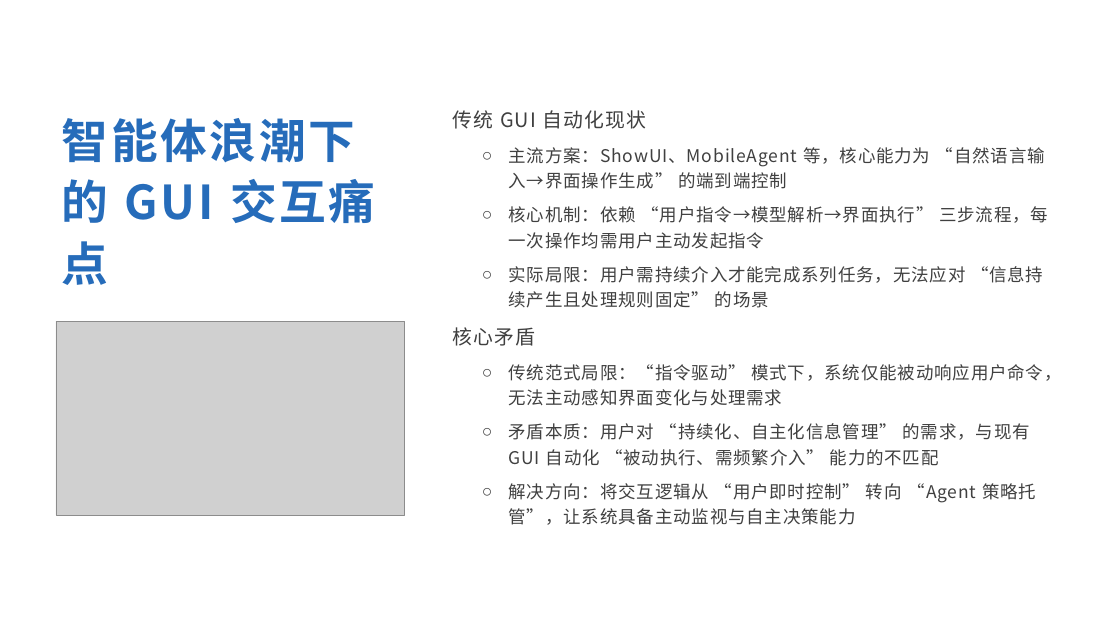
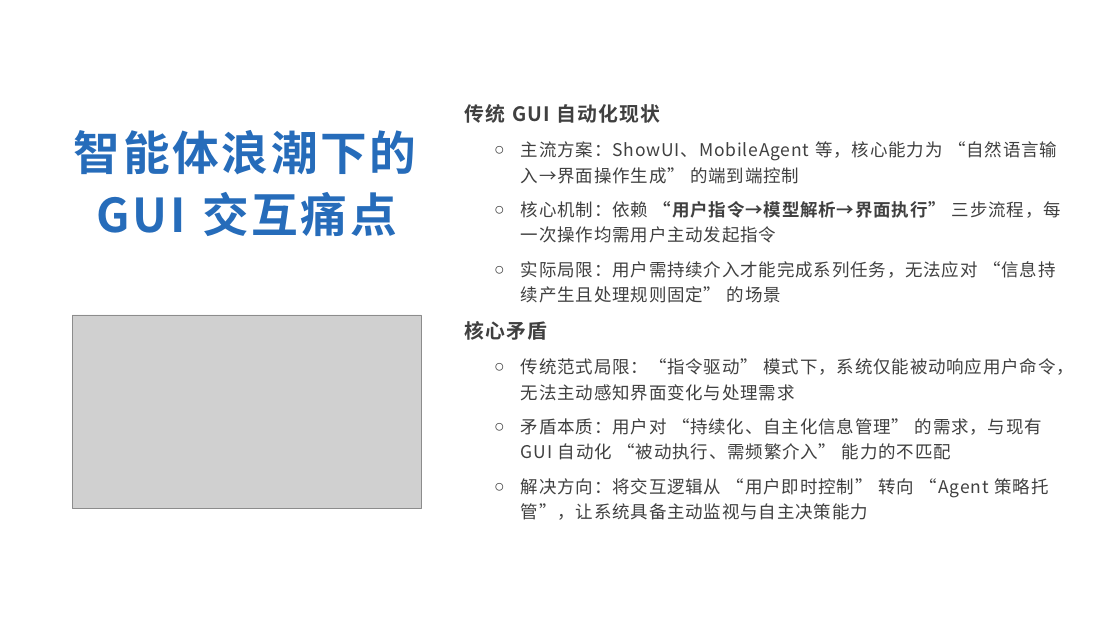
Before and after one commit to 221240008/2025_AI_projrct, a slide deck: slide 3 of 中期展示.pptx. Drawn at 1120x630 pixels with LibreOffice and Linux fonts; fonts in the diff are those of the drawing; grey boxes stand for pictures. Boxes give left, top, right and bottom in pixels: in the first picture for what was removed or moved away, otherwise in the second. Text is boxed around its words. In the diff, an @@ line names an element or a change of style, - is before the commit and + after.

```diff
--- a/中期展示.pptx
+++ b/中期展示.pptx
@@ text "传统 GUI 自动化现状": place and size @@
-text "传统 GUI 自动化现状" at [453, 110, 1061, 525]
+text "传统 GUI 自动化现状" at [465, 104, 1074, 520]
@@ text "智能体浪潮下的 GUI 交互痛点": place and size @@
-text "智能体浪潮下的 GUI 交互痛点" at [62, 118, 375, 285]
+text "智能体浪潮下的 GUI 交互痛点" at [74, 130, 417, 236]
@@ text "智能体浪潮下的 GUI 交互痛点" at [74, 130, 417, 236]: alignment left to centre @@
@@ text at [465, 104, 1061, 340]: bold on in "传统 GUI 自动化现状", "“用户指令→模型解析→界面执行”", "核心矛盾" @@
@@ picture: place and size @@
-picture at [56, 321, 405, 515]
+picture at [72, 315, 421, 509]
```
Also in this commit, not shown: 11 other slides changed, 2 other files.
